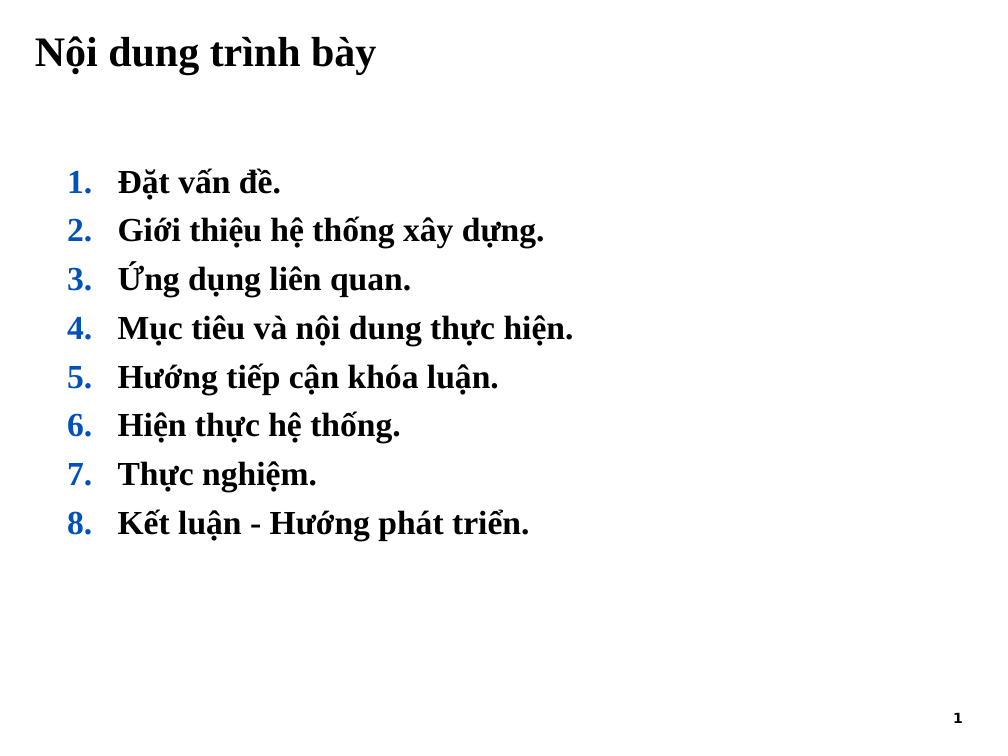
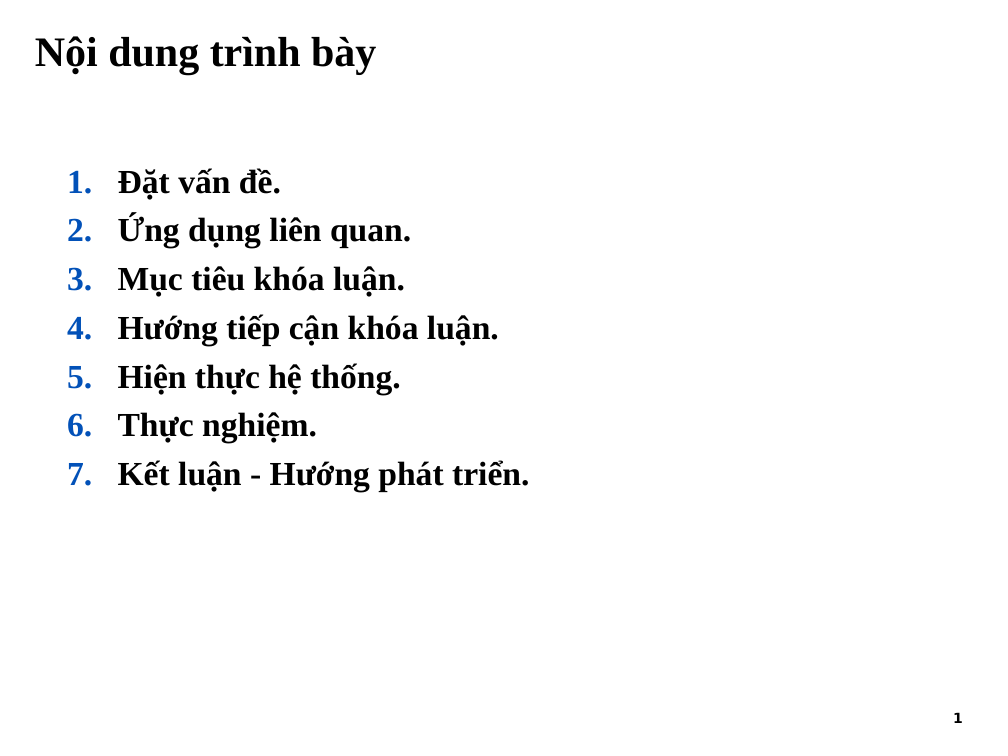
Before and after one commit to tiendv/detaitotnghiep, a slide deck: slide 2 of Report/Slide Baove/Final_slide.ppt. Drawn at 1008x756 pixels with LibreOffice and Linux fonts; fonts in the diff are those of the drawing; background and template pictures are left out. Boxes give left, top, right and bottom in pixels: in the first picture for what was removed or moved away, otherwise in the second. Text is boxed around its words. In the diff, an @@ line names an element or a change of style, - is before the commit and + after.

```diff
--- a/Report/Slide Baove/Final_slide.ppt
+++ b/Report/Slide Baove/Final_slide.ppt
@@ text at bbox=[118, 216, 545, 248]: paragraph removed @@
-2. Giới thiệu hệ thống xây dựng.
@@ text at bbox=[118, 266, 405, 297]: text changed @@
-4. Mục tiêu và nội dung thực hiện.
+3. Mục tiêu khóa luận.
```
Also in this commit, not shown: 14 other slides changed, 1 slide removed.
